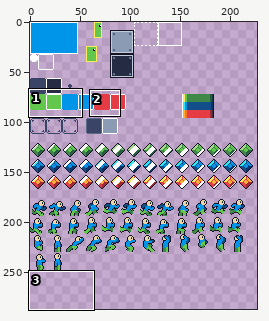
Pixel-art file -- res/gfx/entities.aseprite. Above, an overview of the earlier version with the close-up marked.
Close-up. Earlier state:
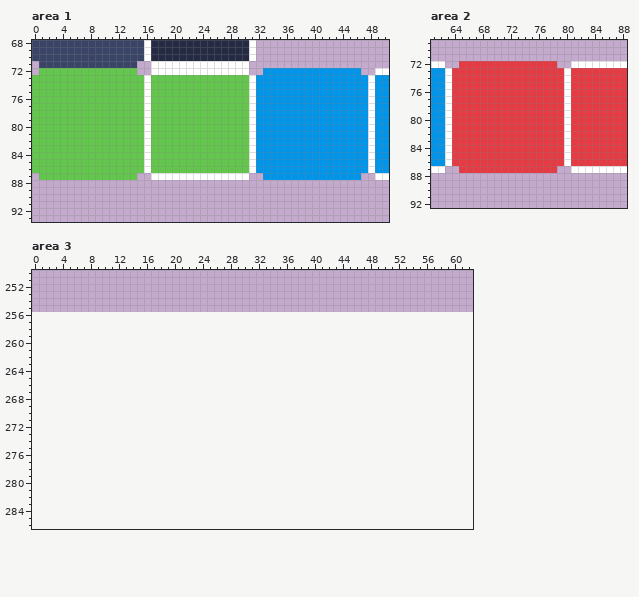
256x256 pixels, 1 frame. Shown: area 1: x 0..50, y 68..93; area 2: x 61..88, y 69..92; area 3: x 0..62, y 250..286. The old version is drawn lined up with the new one, on the new canvas. The wide view leaves out empty margins.
After the commit:
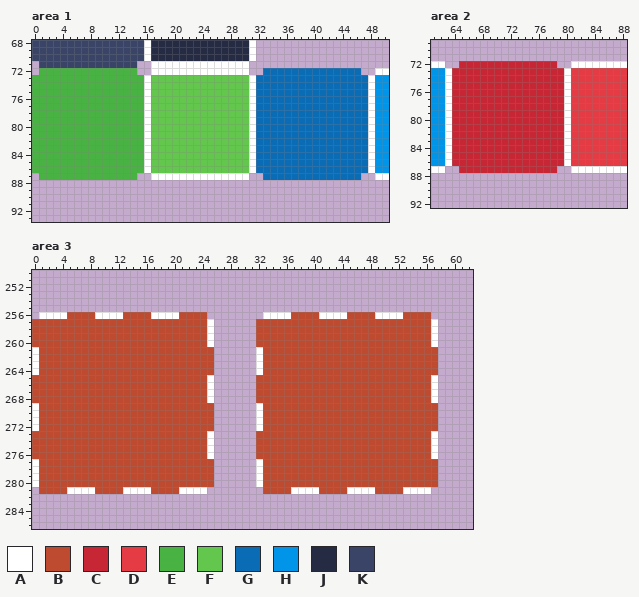
Palette (. is transparent): A #ffffff  B #be4a2f  C #c72634  D #e43b44  E #48b242  F #63c74d  G #0b6cb6  H #0095e9  J #262b44  K #3a4466
Changes in this commit:
canvas 256x256 -> 512x512
Area 1:
The author changed colour F to colour E in row 72 at x 1 to 14; in rows 73 to 86 at x 0 to 15; in row 87 at x 1 to 14.
The author changed colour H to colour G in row 72 at x 33 to 46; in rows 73 to 86 at x 32 to 47; in row 87 at x 33 to 46.
Area 2:
The author changed colour D to colour C in row 72 at x 65 to 78; in rows 73 to 86 at x 64 to 79; in row 87 at x 65 to 78.
Area 3:
Colour A now appears in row 256 at x 1 to 4, 9 to 12, 17 to 20, 33 to 36, 41 to 44 and 49 to 52; in rows 257 to 260 at x 25 and 57; in rows 261 to 264 at x 0 and 32; in rows 265 to 268 at x 25 and 57; in rows 269 to 272 at x 0 and 32; in rows 273 to 276 at x 25 and 57.
Colour A now appears in rows 277 to 280 at x 0 and 32; in row 281 at x 5 to 8, 13 to 16, 21 to 24, 37 to 40, 45 to 48 and 53 to 56.
Colour B now appears in row 256 at x 5 to 8, 13 to 16, 21 to 24, 37 to 40, 45 to 48 and 53 to 56; in rows 257 to 260 at x 0 to 24 and 32 to 56; in rows 261 to 264 at x 1 to 25 and 33 to 57; in rows 265 to 268 at x 0 to 24 and 32 to 56; in rows 269 to 272 at x 1 to 25 and 33 to 57; in rows 273 to 276 at x 0 to 24 and 32 to 56.
Colour B now appears in rows 277 to 280 at x 1 to 25 and 33 to 57; in row 281 at x 1 to 4, 9 to 12, 17 to 20, 33 to 36, 41 to 44 and 49 to 52.
